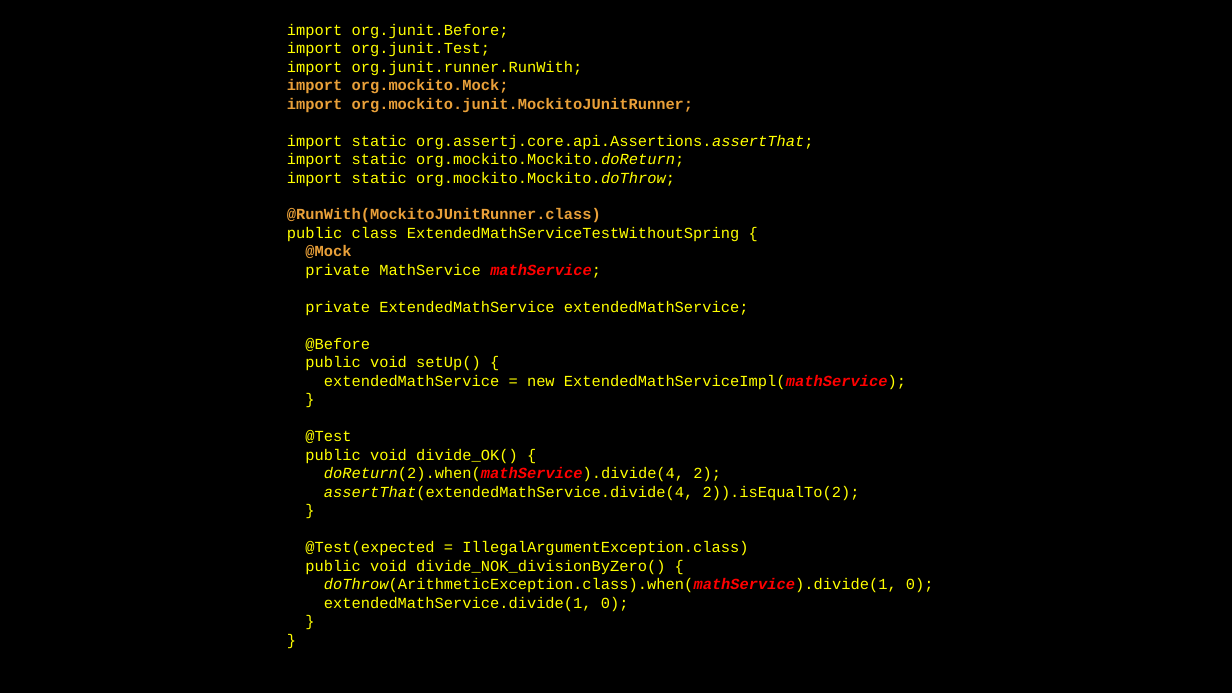
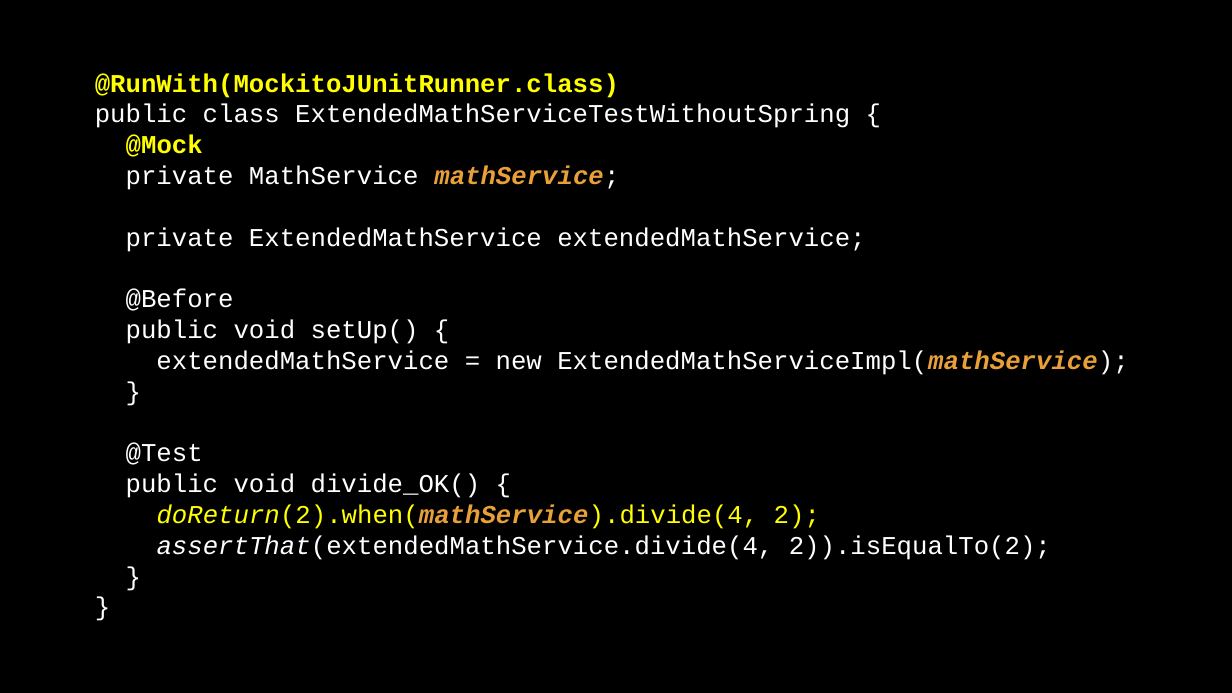
Before and after one commit to jack-geronimo/spring-boot-test-meetup, a slide deck: slide 12 of meetup-presentation.pptx (slide 10 before the commit). Drawn at 1232x693 pixels with LibreOffice and Linux fonts; fonts in the diff are those of the drawing; background and template pictures are left out. Boxes give left, top, right and bottom in pixels: in the first picture for what was removed or moved away, otherwise in the second. Text is boxed around its words. In the diff, an @@ line names an element or a change of style, - is before the commit and + after.

```diff
--- a/meetup-presentation.pptx
+++ b/meetup-presentation.pptx
@@ text at <box>95,73,1128,560</box>: text changed; size 12 to 20 pt; text colour #FFFF00 to #FFFFFF @@
-import org.junit.Before;
-import org.junit.Test;
-import org.junit.runner.RunWith;
-import org.mockito.Mock;
-import org.mockito.junit.MockitoJUnitRunner;
-import static org.assertj.core.api.Assertions.assertThat;
-import static org.mockito.Mockito.doReturn;
-import static org.mockito.Mockito.doThrow;
-@RunWith(MockitoJUnitRunner.class)
-public class ExtendedMathServiceTestWithoutSpring {
-@Mock
-private MathService mathService;
-private ExtendedMathService extendedMathService;
-@Before
-public void setUp() {
-extendedMathService = new ExtendedMathServiceImpl(mathService);
-}
-@Test
-public void divide_OK() {
-doReturn(2).when(mathService).divide(4, 2);
-assertThat(extendedMathService.divide(4, 2)).isEqualTo(2);
-}
-@Test(expected = IllegalArgumentException.class)
-public void divide_NOK_divisionByZero() {
-doThrow(ArithmeticException.class).when(mathService).divide(1, 0);
-extendedMathService.divide(1, 0);
-}
-}
+@RunWith(MockitoJUnitRunner.class)
+public class ExtendedMathServiceTestWithoutSpring {
+@Mock
+private MathService mathService;
+private ExtendedMathService extendedMathService;
+@Before
+public void setUp() {
+extendedMathService = new ExtendedMathServiceImpl(mathService);
+}
+@Test
+public void divide_OK() {
+doReturn(2).when(mathService).divide(4, 2);
+assertThat(extendedMathService.divide(4, 2)).isEqualTo(2);
+}
+}
```
Also in this commit, not shown: 12 other slides changed, 3 slides added, 1 slide removed.
